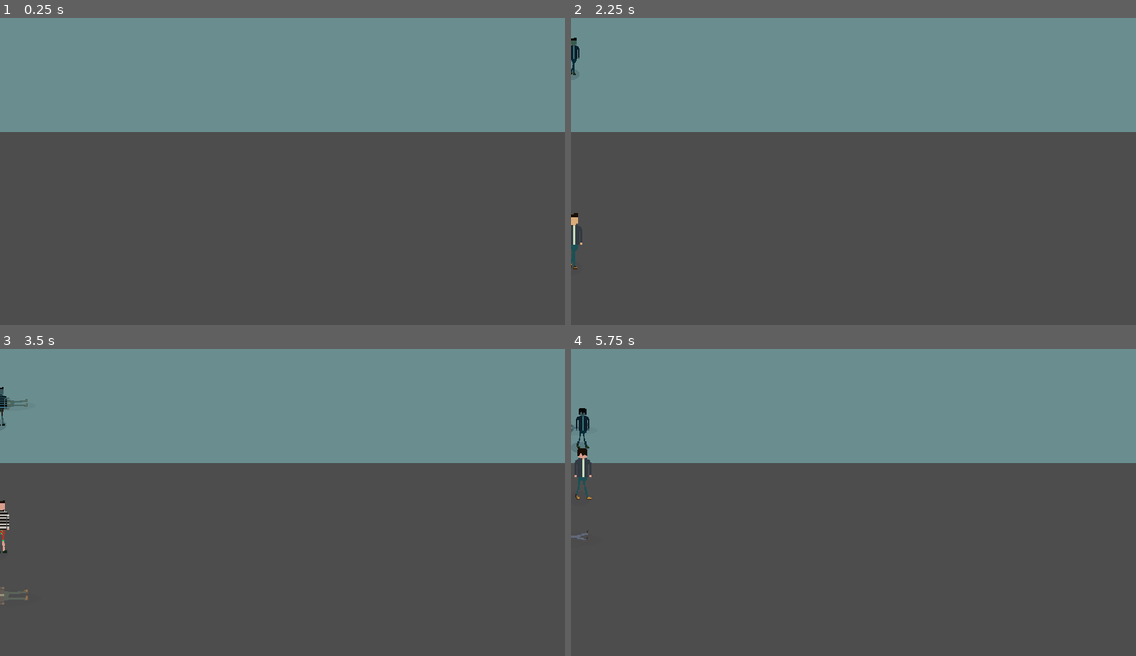
Above: before the commit, frames 1-4 (two rows, left to right).
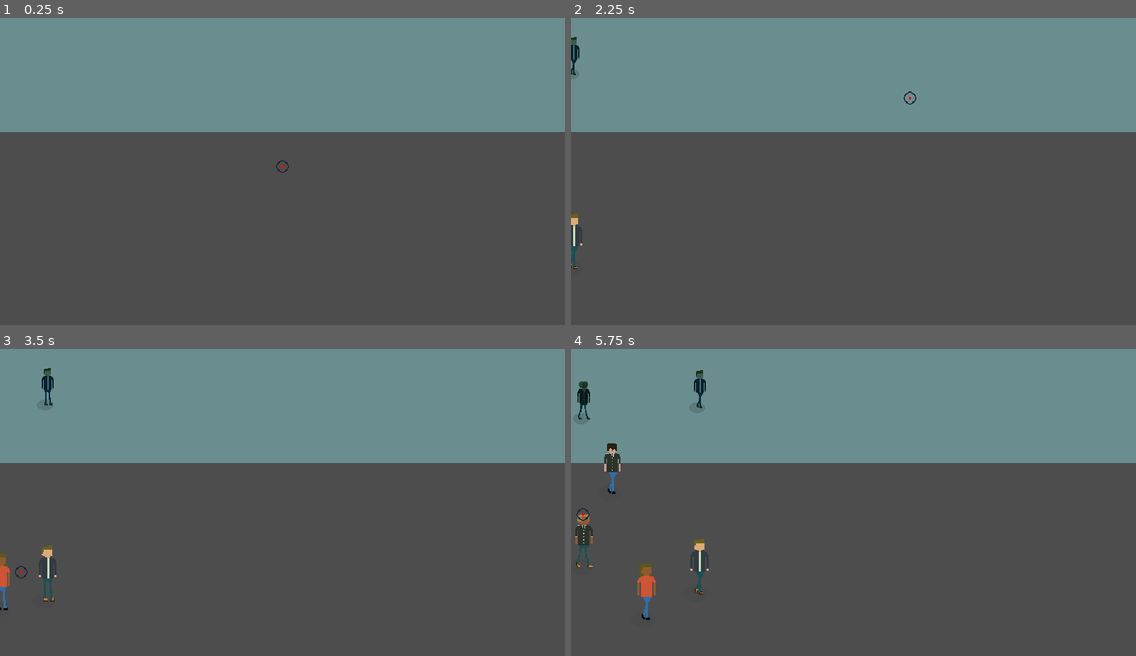
Above: after the commit, the same moments.

Repository: Niimphu/GWJ75
Game: Godot game, scene res://scenes/levels/level.tscn
Two runs of this game, one before a commit and one after it. Both use one fixed random seed, a clock stepped at 60 frames per second and the inputs below. Sound files missing from this copy of the repository are replaced by a short silence.
Inputs (mouse positions are in pixels of both pictures, inside the frame that each line leads up to):
- Up to frame 1 (0.25 s): no input
- Up to frame 2 (2.25 s): tap Enter at 0.5, 2 s; move the mouse to (977, 150) at 0.52 s; hold D (right) 0.53-1.28 s; click (977, 150) at 0.6 s; tap Space at 1.25 s; move the mouse to (740, 183) at 1.27 s; hold Down (ui_down) 1.28-2.03 s; click (740, 183) at 1.35 s; move the mouse to (910, 97) at 2.02 s; hold D (right) from 2.03 s (still down); click (910, 97) at 2.1 s
- Up to frame 3 (3.5 s): move the mouse to (22, 573) at 2.77 s; release D (right) at 2.78 s; hold Up (ui_up) from 2.78 s (still down); click (22, 573) at 2.85 s
- Up to frame 4 (5.75 s): move the mouse to (571, 527) at 3.52 s; release Up (ui_up) at 3.53 s; hold A (left) 3.53-5.03 s; click (571, 527) at 3.6 s; tap R (reload, bound only after the commit) at 4.15 s; move the mouse to (684, 450) at 4.27 s; click (684, 450) at 4.35 s; move the mouse to (582, 514) at 5.02 s; hold Down (ui_down) from 5.03 s (still down); click (582, 514) at 5.1 s

The runs differ from the first frame. In frame 1, less than 0.1% of the frame differs, in the area x 48-52%, y 46-51%; in frame 2, less than 0.1%; in frame 3, 1.0%; in frame 4, 2.0%, in the area x 0-25%, y 6-89%.

Commit message:
going crazy

Diff:
--- /dev/null
+++ b/default_bus_layout.tres
@@ -0,0 +1,15 @@
+[gd_resource type="AudioBusLayout" format=3 uid="uid://r5wi2x8ai4bd"]
+
+[resource]
+bus/1/name = &"SFX"
+bus/1/solo = false
+bus/1/mute = false
+bus/1/bypass_fx = false
+bus/1/volume_db = 0.0
+bus/1/send = &"Master"
+bus/2/name = &"Environment"
+bus/2/solo = false
+bus/2/mute = false
+bus/2/bypass_fx = false
+bus/2/volume_db = 0.0
+bus/2/send = &"Master"
--- a/project.godot
+++ b/project.godot
@@ -54,6 +54,11 @@
 "events": [Object(InputEventMouseButton,"resource_local_to_scene":false,"resource_name":"","device":-1,"window_id":0,"a …(256 unchanged characters)…
 ]
 }
+reload={
+"deadzone": 0.5,
+"events": [Object(InputEventKey,"resource_local_to_scene":false,"resource_name":"","device":-1,"window_id":0,"alt_pressed":false,"shift_pressed":false,"ctrl_pressed":false,"meta_pressed":false,"pressed":false,"keycode":0,"physical_keycode":82,"key_label":0,"unicode":114,"location":0,"echo":false,"script":null)
+]
+}
 
 [rendering]
 
--- a/scenes/entities/character.gd
+++ b/scenes/entities/character.gd
@@ -42,12 +42,22 @@
 	Face.frame = face
 	Legs.frame = legs
 
+	colour_hair()
+
 	Animator.animation_finished.connect(die)
 
 
 func _physics_process(_delta):
 	if alive:
 		move()
+
+
+func colour_hair():
+	var R := RNG.rand_weight() * 0.7
+	var G := R * 0.9
+	var B := G * RNG.rand_weight()
+
+	Face.set_modulate(Color(R, G, B))
 
 
 func _process(delta):
--- a/scenes/entities/character.tscn
+++ b/scenes/entities/character.tscn
@@ -184,20 +184,8 @@
 offset = Vector2(0, -26.585)
 hframes = 7
 vframes = 4
-
-[node name="Body" type="Sprite2D" parent="Sprites"]
-position = Vector2(0, -2)
-texture = ExtResource("3_ustsw")
-offset = Vector2(0, -27.09)
-hframes = 7
-
-[node name="Face" type="Sprite2D" parent="Sprites"]
-position = Vector2(0, -2)
-texture = ExtResource("4_wpnrd")
-offset = Vector2(0, -40.59)
-hframes = 7
-vframes = 2
-frame = 12
+region_enabled = true
+region_rect = Rect2(0, 0, 119, 256)
 
 [node name="Legs" type="Sprite2D" parent="Sprites"]
 position = Vector2(0, -2)
@@ -205,6 +193,20 @@
 offset = Vector2(0, -6.055)
 hframes = 7
 vframes = 4
+
+[node name="Body" type="Sprite2D" parent="Sprites"]
+position = Vector2(0, -2)
+texture = ExtResource("3_ustsw")
+offset = Vector2(0, -26.61)
+hframes = 7
+
+[node name="Face" type="Sprite2D" parent="Sprites"]
+modulate = Color(0.0711603, 0.0429899, 0.0523865, 1)
+position = Vector2(0, -2)
+texture = ExtResource("4_wpnrd")
+offset = Vector2(0, -39.6)
+hframes = 7
+vframes = 2
 
 [node name="CollisionShape2D" type="CollisionShape2D" parent="."]
 rotation = 1.5708
--- a/scenes/entities/character_reflection.gd
+++ b/scenes/entities/character_reflection.gd
@@ -18,12 +18,12 @@
 	Character = corresponding_character
 	Character.kill.connect(character_killed)
 	CharacterBase = Character.get_child(0).get_child(1)
-	CharacterLegs = Character.get_child(0).get_child(4)
+	CharacterLegs = Character.get_child(0).get_child(2)
 
 	var sprite: Node2D = Character.get_child(0).duplicate()
 	add_child(sprite)
 	Base = sprite.get_child(1)
-	Legs = sprite.get_child(4)
+	Legs = sprite.get_child(2)
 	modulate = Color.LIGHT_SKY_BLUE
 
 
--- a/scenes/levels/level.gd
+++ b/scenes/levels/level.gd
@@ -13,6 +13,9 @@
 @onready var Characters: Node2D = $Characters
 @onready var Reflections: Node2D = $Window/Reflections
 @onready var Spawner: Line2D = $Spawner
+@onready var Gun: Node2D = $Gun
+@onready var HitSound := $Hit
+@onready var MissSound := $Miss
 
 var time := 0.0
 var vampire_rate := 3
@@ -26,6 +29,7 @@
 	vampire_rate += RNG.randi_in_range(0, 2)
 	$DifficultyTimer.wait_time = difficulty_timer
 	get_tree().create_timer(30).timeout.connect(spawn_runners)
+	Input.mouse_mode = Input.MOUSE_MODE_HIDDEN
 
 
 func _physics_process(delta):
@@ -36,12 +40,15 @@
 		time = 0
 		for i in spawn_count:
 			spawn_character()
-	if Input.is_action_just_pressed("left_click"):
+	if Input.is_action_just_pressed("left_click") && Gun.shoot():
 		shoot()
+	elif Input.is_action_just_pressed("reload"):
+		Gun.reload()
 
 
 func shoot() -> void:
 	if characters_under_mouse.is_empty():
+		MissSound.play()
 		return
 
 	var shot_character: CharacterBody2D = null
@@ -55,7 +62,9 @@
 			shot_character = character
 
 	if !shot_character:
+		MissSound.play()
 		return
+	HitSound.play()
 	characters_under_mouse.erase(shot_character)
 	shot_character.be_shot()
 
--- a/scenes/levels/level.tscn
+++ b/scenes/levels/level.tscn
@@ -9,7 +9,15 @@
 [ext_resource type="Texture2D" uid="uid://de1hijjd6sheh" path="res://assets/images/Shadow.png" id="6_h1hdc"]
 [ext_resource type="Script" path="res://scenes/levels/sprite_preloader.gd" id="6_jfv5j"]
 [ext_resource type="Script" path="res://scenes/levels/spawner.gd" id="7_noj8o"]
+[ext_resource type="AudioStream" uid="uid://bsyjkh5ugk7r8" path="res://assets/sounds/Traffic.mp3" id="8_qiqak"]
 [ext_resource type="Script" path="res://scenes/levels/goal.gd" id="9_ephsm"]
+[ext_resource type="AudioStream" uid="uid://034aqf6gwrqq" path="res://assets/sounds/Impact.mp3" id="9_vogts"]
+[ext_resource type="Script" path="res://scenes/ui/gun.gd" id="12_mpnxf"]
+[ext_resource type="AudioStream" uid="uid://cvp3bshdolwai" path="res://assets/sounds/Impact4.mp3" id="13_5v24y"]
+[ext_resource type="AudioStream" uid="uid://de2h2nvor14rt" path="res://assets/sounds/Reload.mp3" id="13_ib133"]
+[ext_resource type="Texture2D" uid="uid://bi6p0840fhmsd" path="res://assets/images/Crosshair.png" id="13_od8b1"]
+[ext_resource type="AudioStream" uid="uid://d02ijr38072mb" path="res://assets/sounds/ReadyWeapon.mp3" id="15_6ykvs"]
+[ext_resource type="AudioStream" uid="uid://bls6xwbvqo8tc" path="res://assets/sounds/Safety2.mp3" id="16_hk24f"]
 
 [sub_resource type="RectangleShape2D" id="RectangleShape2D_457q7"]
 size = Vector2(1724, 311)
@@ -18,6 +26,44 @@
 
 [sub_resource type="RectangleShape2D" id="RectangleShape2D_ly7ke"]
 size = Vector2(20, 230)
+
+[sub_resource type="Animation" id="Animation_hqxa3"]
+resource_name = "recoil"
+length = 0.15
+step = 0.05
+tracks/0/type = "value"
+tracks/0/imported = false
+tracks/0/enabled = true
+tracks/0/path = NodePath("Sprite2D:offset")
+tracks/0/interp = 1
+tracks/0/loop_wrap = true
+tracks/0/keys = {
+"times": PackedFloat32Array(0, 0.05, 0.1, 0.15),
+"transitions": PackedFloat32Array(1, 1, 1, 1),
+"update": 0,
+"values": [Vector2(0, 0), Vector2(0, -4), Vector2(0, 2), Vector2(0, 0)]
+}
+
+[sub_resource type="Animation" id="Animation_w2grq"]
+length = 0.001
+tracks/0/type = "value"
+tracks/0/imported = false
+tracks/0/enabled = true
+tracks/0/path = NodePath("Sprite2D:offset")
+tracks/0/interp = 1
+tracks/0/loop_wrap = true
+tracks/0/keys = {
+"times": PackedFloat32Array(0),
+"transitions": PackedFloat32Array(1),
+"update": 0,
+"values": [Vector2(0, 0)]
+}
+
+[sub_resource type="AnimationLibrary" id="AnimationLibrary_1piig"]
+_data = {
+"RESET": SubResource("Animation_w2grq"),
+"recoil": SubResource("Animation_hqxa3")
+}
 
 [node name="Level" type="Node2D"]
 script = ExtResource("1_kxtrn")
@@ -25,6 +71,18 @@
 [node name="SpritePreloader" type="ResourcePreloader" parent="."]
 resources = [PackedStringArray("Base", "Body", "Face", "Legs", "Shadow"), [ExtResource("2_ko1fk"), ExtResource("3_v0q4i"), ExtResource("4_vf3l2"), ExtResource("5_gercw"), ExtResource("6_h1hdc")]]
 script = ExtResource("6_jfv5j")
+
+[node name="AmbientNoise" type="AudioStreamPlayer" parent="."]
+stream = ExtResource("8_qiqak")
+autoplay = true
+bus = &"Environment"
+
+[node name="Hit" type="AudioStreamPlayer" parent="."]
+stream = ExtResource("9_vogts")
+pitch_scale = 3.0
+
+[node name="Miss" type="AudioStreamPlayer" parent="."]
+stream = ExtResource("13_5v24y")
 
 [node name="Window" type="Control" parent="."]
 modulate = Color(0.494118, 0.662745, 0.670588, 1)
@@ -86,8 +144,67 @@
 [node name="Characters" type="Node2D" parent="."]
 y_sort_enabled = true
 
+[node name="UI" type="Control" parent="."]
+custom_minimum_size = Vector2(640, 360)
+layout_mode = 3
+anchors_preset = 0
+offset_right = 40.0
+offset_bottom = 40.0
+mouse_filter = 2
+
+[node name="MarginContainer" type="MarginContainer" parent="UI"]
+layout_mode = 1
+anchors_preset = 15
+anchor_right = 1.0
+anchor_bottom = 1.0
+grow_horizontal = 2
+grow_vertical = 2
+theme_override_constants/margin_left = 10
+theme_override_constants/margin_top = 10
+theme_override_constants/margin_right = 10
+theme_override_constants/margin_bottom = 10
+
+[node name="VBoxContainer" type="VBoxContainer" parent="UI/MarginContainer"]
+layout_mode = 2
+
+[node name="Gun" type="Node2D" parent="."]
+script = ExtResource("12_mpnxf")
+
+[node name="Sprite2D" type="Sprite2D" parent="Gun"]
+texture = ExtResource("13_od8b1")
+
+[node name="AnimationPlayer" type="AnimationPlayer" parent="Gun"]
+libraries = {
+"": SubResource("AnimationLibrary_1piig")
+}
+
+[node name="Reload" type="AudioStreamPlayer" parent="Gun"]
+stream = ExtResource("13_ib133")
+
+[node name="Shoot" type="AudioStreamPlayer" parent="Gun"]
+pitch_scale = 2.0
+
+[node name="Ready" type="AudioStreamPlayer" parent="Gun"]
+stream = ExtResource("15_6ykvs")
+pitch_scale = 2.0
+
+[node name="Empty" type="AudioStreamPlayer" parent="Gun"]
+stream = ExtResource("16_hk24f")
+volume_db = -5.0
+
+[node name="CockingTimer" type="Timer" parent="Gun"]
+wait_time = 0.8
+one_shot = true
+
+[node name="ReloadTimer" type="Timer" parent="Gun"]
+wait_time = 2.0
+one_shot = true
+
 [node name="Camera2D" type="Camera2D" parent="."]
 position = Vector2(320, 179)
 
 [connection signal="timeout" from="DifficultyTimer" to="." method="_on_difficulty_timer_timeout"]
 [connection signal="body_entered" from="Goal" to="Goal" method="_on_body_entered"]
+[connection signal="finished" from="Gun/Shoot" to="Gun" method="_on_shoot_finished"]
+[connection signal="timeout" from="Gun/CockingTimer" to="Gun" method="_on_cocking_timer_timeout"]
+[connection signal="timeout" from="Gun/ReloadTimer" to="Gun" method="_on_reload_timer_timeout"]
--- /dev/null
+++ b/scenes/ui/gun.gd
@@ -0,0 +1,56 @@
+extends Node2D
+
+@export var base_ammo := 5
+
+@onready var CockingTimer := $CockingTimer
+@onready var ReloadTimer := $ReloadTimer
+@onready var ReloadSound := $Reload
+@onready var ShootSound := $Shoot
+@onready var ReadySound := $Ready
+@onready var EmptySound := $Empty
+@onready var Crosshair := $Sprite2D
+@onready var Animator := $AnimationPlayer
+
+var ammo := base_ammo
+var reloading := false
+var cocking := false
+
+
+func _process(_delta):
+	Crosshair.global_position = get_global_mouse_position()
+
+
+func shoot() -> bool:
+	if reloading or cocking:
+		return false
+	if ammo == 0:
+		EmptySound.play()
+		return false
+	Animator.play("recoil")
+	ammo -= 1
+	cocking = true
+	CockingTimer.start()
+	ShootSound.play()
+	return true
+
+
+func reload() -> void:
+	reloading = true
+	ReloadSound.play()
+	ReloadTimer.start()
+
+
+func _on_cocking_timer_timeout():
+	cocking = false
+
+
+func _on_reload_timer_timeout():
+	ammo = base_ammo
+	reloading = false
+
+
+func _on_shoot_finished():
+	if ammo:
+		ReadySound.play()
+	else:
+		EmptySound.play()
Binary file changed: assets/images/Base.png
Binary file changed: assets/images/Body.png
Binary file added: assets/images/Crosshair.png
Not shown, added: assets/images/Crosshair.png.import
Binary file changed: assets/images/Face.png
Not shown, added: assets/sounds/BulletClunk.mp3.import
Not shown, added: assets/sounds/Impact.mp3.import
Not shown, added: assets/sounds/Impact2.mp3.import
Not shown, added: assets/sounds/Impact3.mp3.import
Not shown, added: assets/sounds/Impact4.mp3.import
Not shown, added: assets/sounds/ReadyWeapon.mp3.import
Not shown, added: assets/sounds/ReadyWeapon2.mp3.import
(and 22 more such lines)
